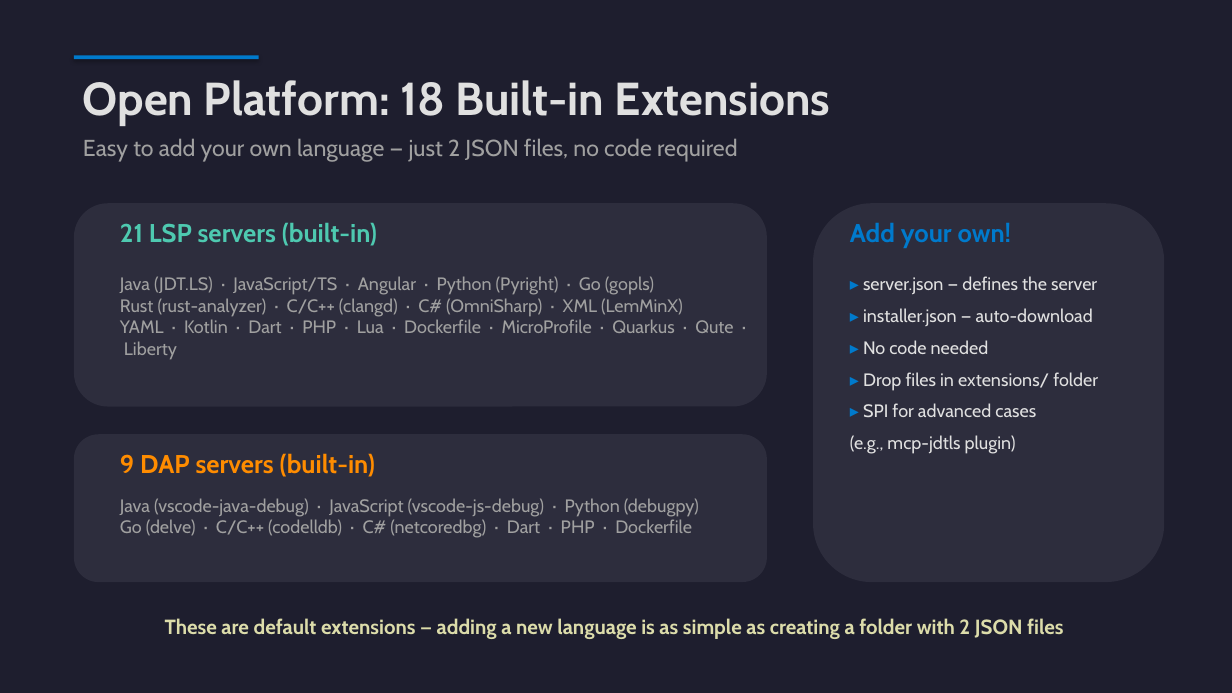
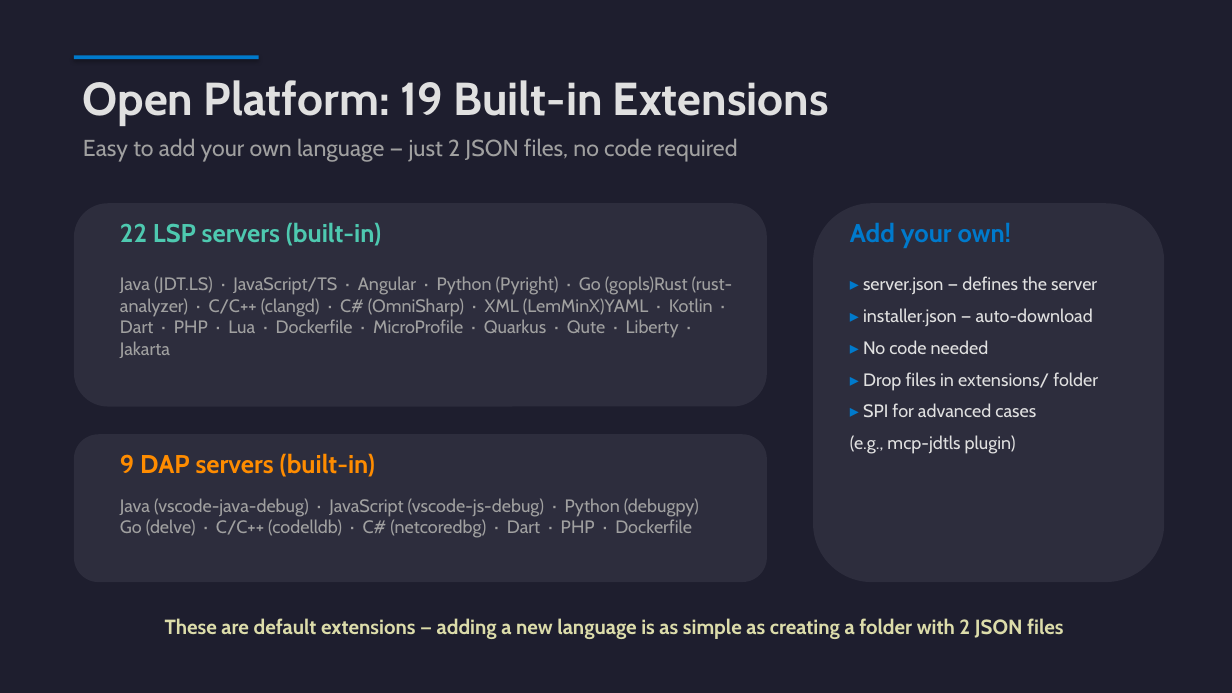
Before and after one commit to angelozerr/mcp-ade, a slide deck: slide 12 of presentation/MCP_LanguageTools.pptx. Drawn at 1232x693 pixels with LibreOffice and Linux fonts; fonts in the diff are those of the drawing. Boxes give left, top, right and bottom in pixels: in the first picture for what was removed or moved away, otherwise in the second. Text is boxed around its words. In the diff, an @@ line names an element or a change of style, - is before the commit and + after.

```diff
--- a/presentation/MCP_LanguageTools.pptx
+++ b/presentation/MCP_LanguageTools.pptx
@@ text at [83,80,829,126]: text changed @@
-Open Platform: 18 Built-in Extensions
+Open Platform: 19 Built-in Extensions
@@ text at [120,223,381,246]: text changed @@
-21 LSP servers (built-in)
+22 LSP servers (built-in)
@@ text at [120,276,733,358]: text changed @@
-Java (JDT.LS) · JavaScript/TS · Angular · Python (Pyright) · Go (gopls)
-Rust (rust-analyzer) · C/C++ (clangd) · C# (OmniSharp) · XML (LemMinX)
-YAML · Kotlin · Dart · PHP · Lua · Dockerfile · MicroProfile · Quarkus · Qute · Liberty
+Java (JDT.LS) · JavaScript/TS · Angular · Python (Pyright) · Go (gopls)Rust (rust-analyzer) · C/C++ (clangd) · C# (OmniSharp) · XML (LemMinX)YAML · Kotlin · Dart · PHP · Lua · Dockerfile · MicroProfile · Quarkus · Qute · Liberty · Jakarta
```
Also in this commit, not shown: 6 other slides changed.
